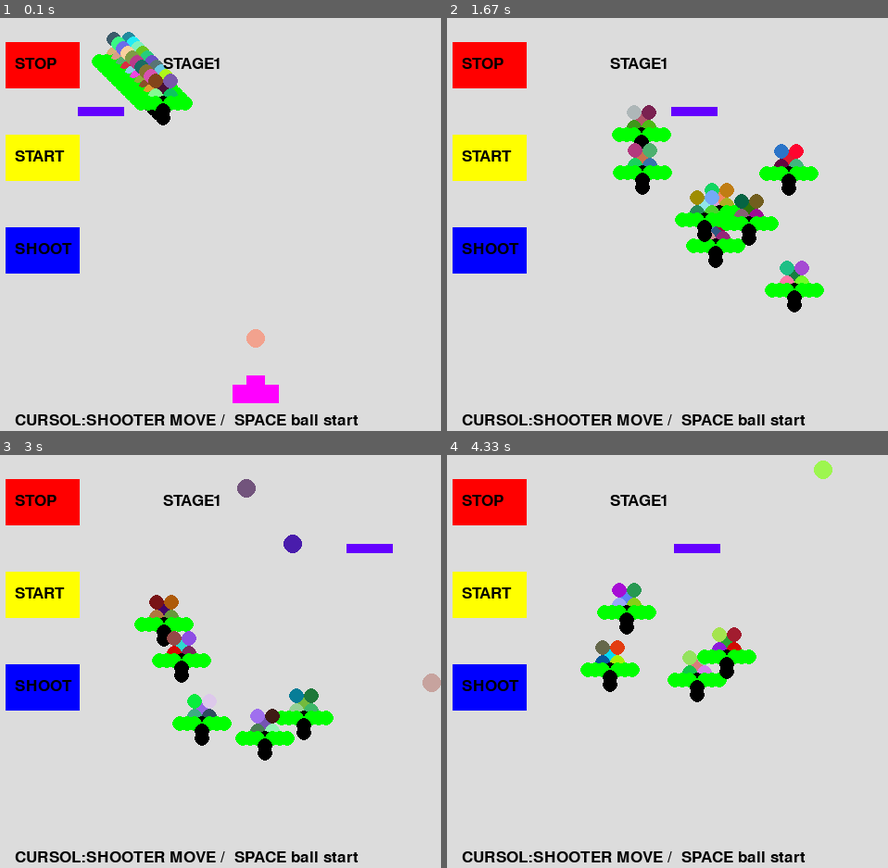
Above: before the commit, frames 1-4 (two rows, left to right).
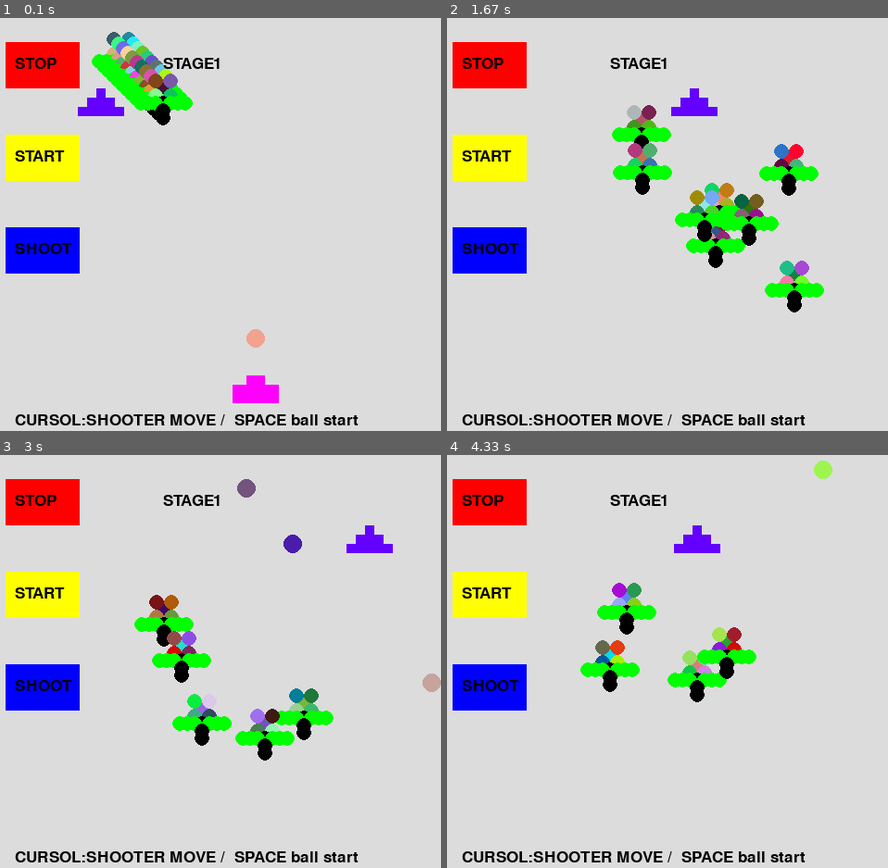
Above: after the commit, the same moments.

Repository: snc29654/pygame
Game: pygame game, started from invador_scenario.py
Same seed, same stepped clock (60 frames per second), same inputs: the game is played once before the commit and once after it.
Inputs:
- Up to frame 1 (0.1 s): no input
- Up to frame 2 (1.67 s): hold Right 0.33-0.8 s; hold Right 0.83-1.3 s; tap Space at 0.9, 1.2, 1.4 s; hold Left from 1.33 s (still down)
- Up to frame 3 (3 s): tap Space at 1.7, 1.97, 2.27, 2.4, 2.7 s; release Left at 1.87 s; hold Left 1.9-2.3 s; hold Right 2.33-2.97 s
- Up to frame 4 (4.33 s): hold Left 3-3.47 s; tap Space at 3.07, 3.37, 3.57, 3.87, 4.07 s; hold Right 3.5-3.97 s; hold Right from 4 s (still down)

The runs differ from the first frame. In frame 1, 0.2% of the frame differs, in the area x 19-27%, y 17-22%; in frame 2, 0.2%; in frame 3, 0.2%; in frame 4, 0.2%.

Commit message:
壁の形変更

Diff:
--- a/invador_scenario.py
+++ b/invador_scenario.py
@@ -92,6 +92,10 @@
         return 1
 
     def make_active(self):
+        pygame.draw.rect(self.main_surface, (100,0,255), (self.x_act+10, self.y_act-10,10,10))
+        pygame.draw.rect(self.main_surface, (100,0,255), (self.x_act+20, self.y_act-20,10,10))
+        pygame.draw.rect(self.main_surface, (100,0,255), (self.x_act+20, self.y_act-10,10,10))
+        pygame.draw.rect(self.main_surface, (100,0,255), (self.x_act+30, self.y_act-10,10,10))
         pygame.draw.rect(self.main_surface, (100,0,255), (self.x_act, self.y_act,50,10))
 
     def make_target(self):
